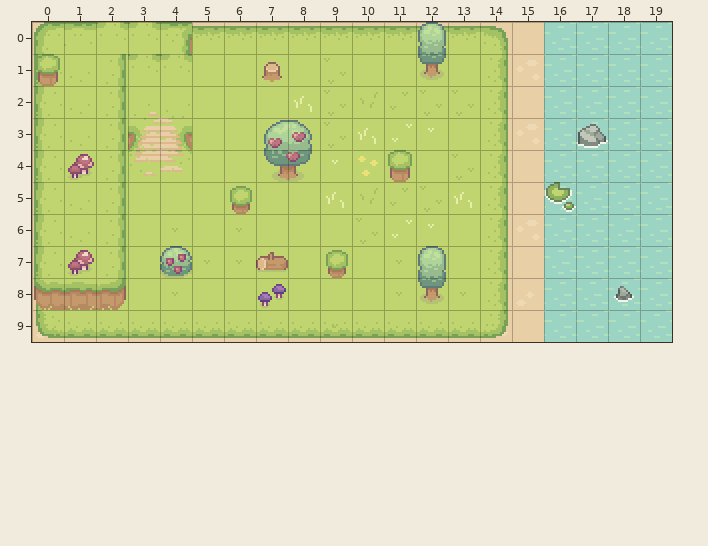
An edit to a level. Tiled map, assets/tiles/main_map.tmx. Above, as it was before the edit.
Cells are 16x16 px. Shown: x 0..19, y 0..9.
The same view after the edit:
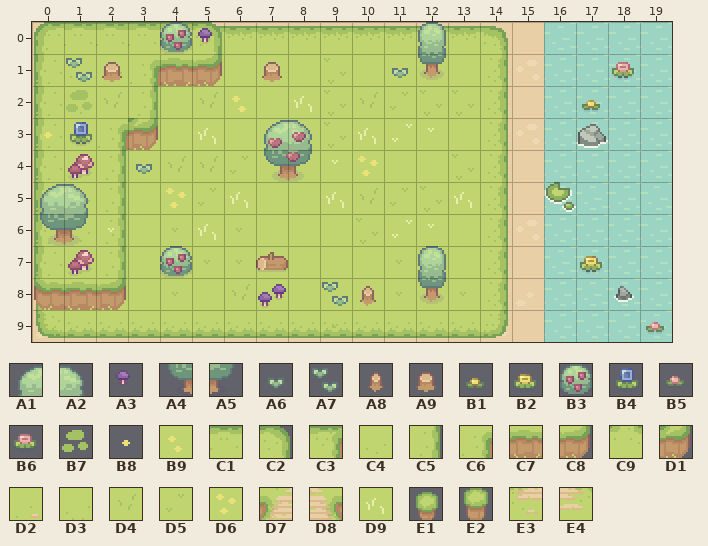
Key: from "Basic_Grass_Biom_things": A1 1, A2 2, A3 7, A4 10, A5 11, A6 14, A7 15, A8 21, A9 22, B1 24, B2 25, B3 27, B4 32, B5 33, B6 34; from "Grass": B7 62, B8 64, B9 71; from "Hills": C1 1, C2 2, C3 5, C4 12, C5 13, C6 16, C7 23, C8 24, C9 30, D1 40, D2 53, D3 54, D4 55, D5 56, D6 60, D7 64, D8 65, D9 66, E1 72, E2 73, E3 75, E4 76.
__ is an empty cell, ## one hidden under a higher layer.
The edit:
{"where": "layer \"Hills\""}
{"y":0,"x":2,"old":"C9 C9 C3 __","new":"C1 C1 C1 C2"}
{"y":1,"x":2,"old":"C5 C9 C9 __","new":"C4 C6 C7 C8"}
{"y":2,"x":2,"old":"C5 D2 D3","new":"## C5 __"}
{"y":3,"x":2,"old":"C5 D7 D8","new":"C6 D1 __"}
{"y":4,"x":3,"old":"E3 E4","new":"__ __"}
{"where": "layer \"Shrubs\""}
{"y":0,"x":4,"old":"__ __","new":"B3 A3"}
{"y":1,"x":0,"old":"E2 __ __","new":"__ A7 A9"}
{"y":1,"x":11,"old":"__","new":"A6"}
{"y":1,"x":18,"old":"__","new":"B6"}
{"y":2,"x":1,"old":"__ __","new":"B7 D4"}
{"y":2,"x":5,"old":"__ __","new":"D4 B9"}
{"y":2,"x":17,"old":"__","new":"B1"}
{"y":3,"x":0,"old":"__ __","new":"B8 B4"}
{"y":3,"x":5,"old":"__","new":"D9"}
{"y":4,"x":3,"old":"__ __ __ __","new":"A6 D4 D4 D5"}
{"y":4,"x":11,"old":"E2","new":"__"}
{"y":5,"x":0,"old":"__ __","new":"A1 A2"}
{"y":5,"x":4,"old":"__ __ E1","new":"D6 D5 D9"}
{"y":6,"x":0,"old":"__ __","new":"A4 A5"}
{"y":6,"x":5,"old":"__","new":"D9"}
{"y":7,"x":9,"old":"E1","new":"__"}
{"y":7,"x":17,"old":"__","new":"B2"}
{"y":8,"x":6,"old":"__","new":"D4"}
{"y":8,"x":9,"old":"__ __","new":"A7 A8"}
{"y":9,"x":19,"old":"__","new":"B5"}
{"label":"changed","picture_box":[36,22,252,246]}
{"label":"added","picture_box":[392,68,408,78]}
{"label":"added","picture_box":[582,62,634,112]}
{"label":"removed","picture_box":[388,150,412,182]}
{"label":"changed","picture_box":[322,250,376,306]}
{"label":"added","picture_box":[580,256,602,274]}
{"label":"added","picture_box":[232,284,250,300]}
{"label":"added","picture_box":[646,322,664,334]}
